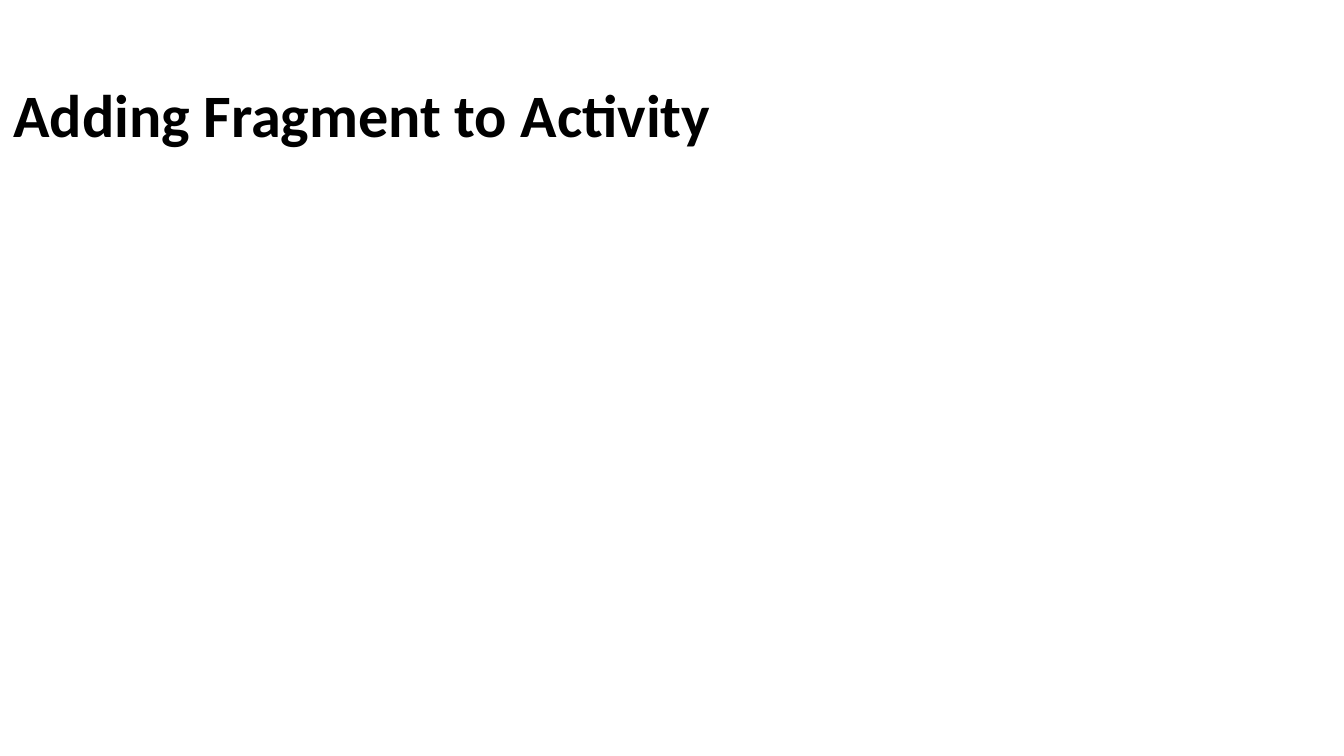
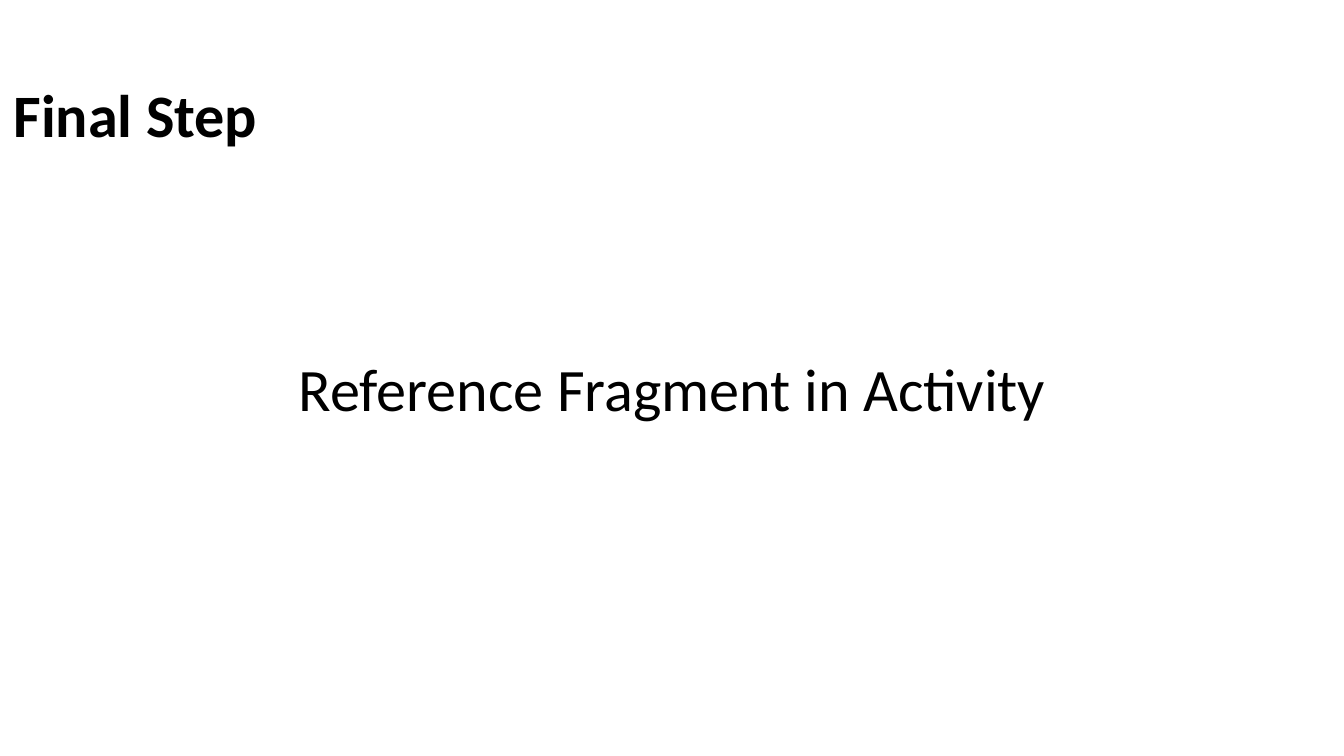
Before and after one commit to Batch-xx/Android-Lunch-Learn, a slide deck: slide 60 of slides/Android Studio_Activities_Fragments.pptx (slide 45 before the commit). Drawn at 1344x756 pixels with LibreOffice and Linux fonts; fonts in the diff are those of the drawing; background and template pictures are left out. Boxes give left, top, right and bottom in pixels: in the first picture for what was removed or moved away, otherwise in the second. Text is boxed around its words. In the diff, an @@ line names an element or a change of style, - is before the commit and + after.

```diff
--- a/slides/Android Studio_Activities_Fragments.pptx
+++ b/slides/Android Studio_Activities_Fragments.pptx
@@ title at bbox=[13, 94, 257, 147]: text changed @@
-Adding Fragment to Activity
+Final Step
@@ text added at bbox=[299, 369, 1045, 422], 43 pt, text #000000 @@
+Reference Fragment in Activity
```
Also in this commit, not shown: 8 other slides changed, 19 slides added, 4 slides removed, 1 other file.
